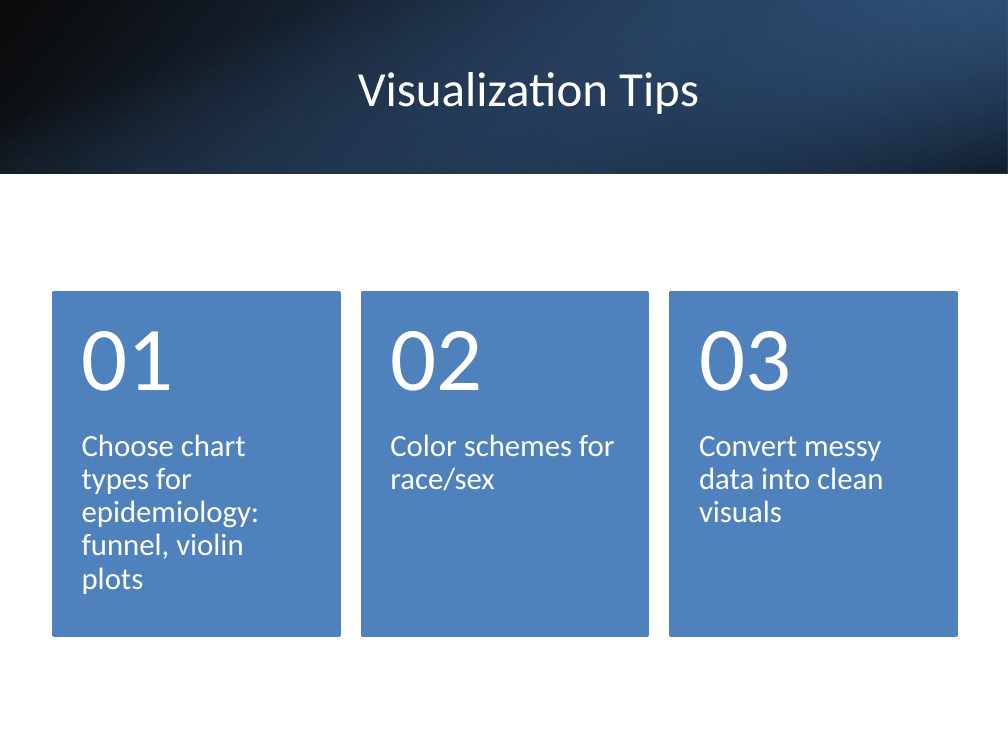
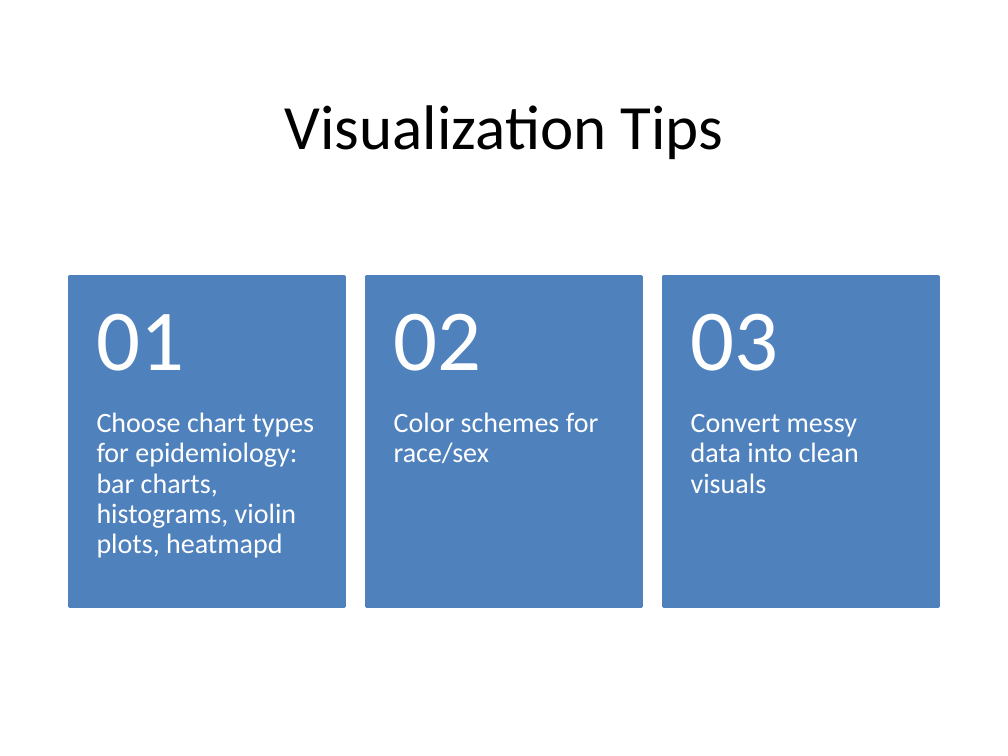
Before and after one commit to Kimformatics/ChatGPT_PersonalProjects, a slide deck: slide 8 of finalChatGPT_Cancer_Epi_Personal_Projects.pptx (slide 7 before the commit). Drawn at 1008x756 pixels with LibreOffice and Linux fonts; fonts in the diff are those of the drawing. Boxes give left, top, right and bottom in pixels: in the first picture for what was removed or moved away, otherwise in the second. Text is boxed around its words. In the diff, an @@ line names an element or a change of style, - is before the commit and + after.

```diff
--- a/finalChatGPT_Cancer_Epi_Personal_Projects.pptx
+++ b/finalChatGPT_Cancer_Epi_Personal_Projects.pptx
@@ rectangle removed at [0,0,1008,173] @@
@@ rectangle removed at [0,0,1008,173] @@
@@ rectangle removed at [672,0,1008,173] @@
@@ title "Visualization Tips": place and size @@
-title "Visualization Tips" at [358,72,699,114]
+title "Visualization Tips" at [285,105,724,159]
@@ title "Visualization Tips" at [285,105,724,159]: size 35 to 45 pt, text colour #FFFFFF to #000000 @@
@@ text "01": place and size @@
-text "01" at [82,331,174,391]
+text "01" at [97,313,185,371]
@@ rectangle: place and size @@
-rectangle at [53,292,340,635]
+rectangle at [70,276,345,606]
@@ text "02": place and size @@
-text "02" at [390,331,482,391]
+text "02" at [394,313,482,371]
@@ rectangle: place and size @@
-rectangle at [362,292,648,635]
+rectangle at [367,276,642,606]
@@ size 65 to 62 pt; less space between paragraphs in 3 elements at [394,313,482,371], [97,313,185,371], [691,313,779,371] @@
@@ text "03": place and size @@
-text "03" at [699,331,791,391]
+text "03" at [691,313,779,371]
@@ rectangle: place and size @@
-rectangle at [670,292,957,635]
+rectangle at [663,276,938,606]
@@ text at [97,412,314,558]: text changed; size 22 to 20 pt @@
-Choose chart types for epidemiology: funnel, violin plots
+Choose chart types for epidemiology: bar charts, histograms, violin plots, heatmapd
@@ text "Color schemes for race/sex": place and size @@
-text "Color schemes for race/sex" at [390,434,615,491]
+text "Color schemes for race/sex" at [394,412,599,463]
@@ text "Color schemes for race/sex" at [394,412,599,463]: size 22 to 20 pt @@
@@ text "Convert messy data into clean ..." at [691,414,859,493]: size 22 to 20 pt @@
@@ text "Convert messy data into clean ...": place and size @@
-text "Convert messy data into clean ..." at [699,436,883,522]
+text "Convert messy data into clean ..." at [691,414,859,493]
```
Also in this commit, not shown: 3 other slides changed, 1 slide added.
